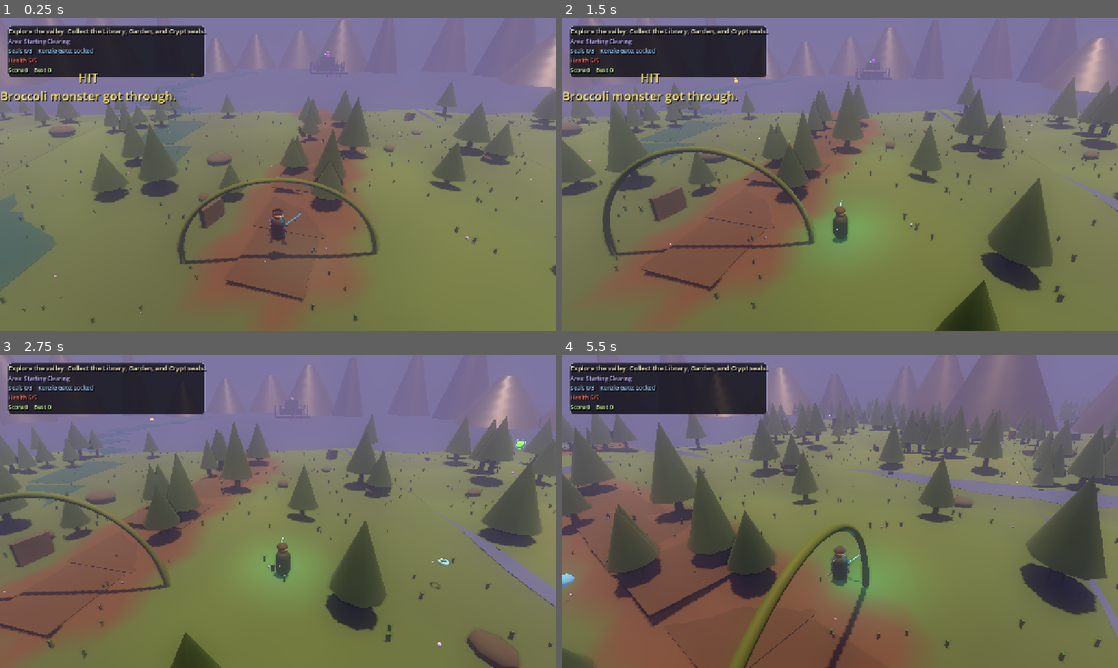
Above: before the commit, frames 1-4 (two rows, left to right).
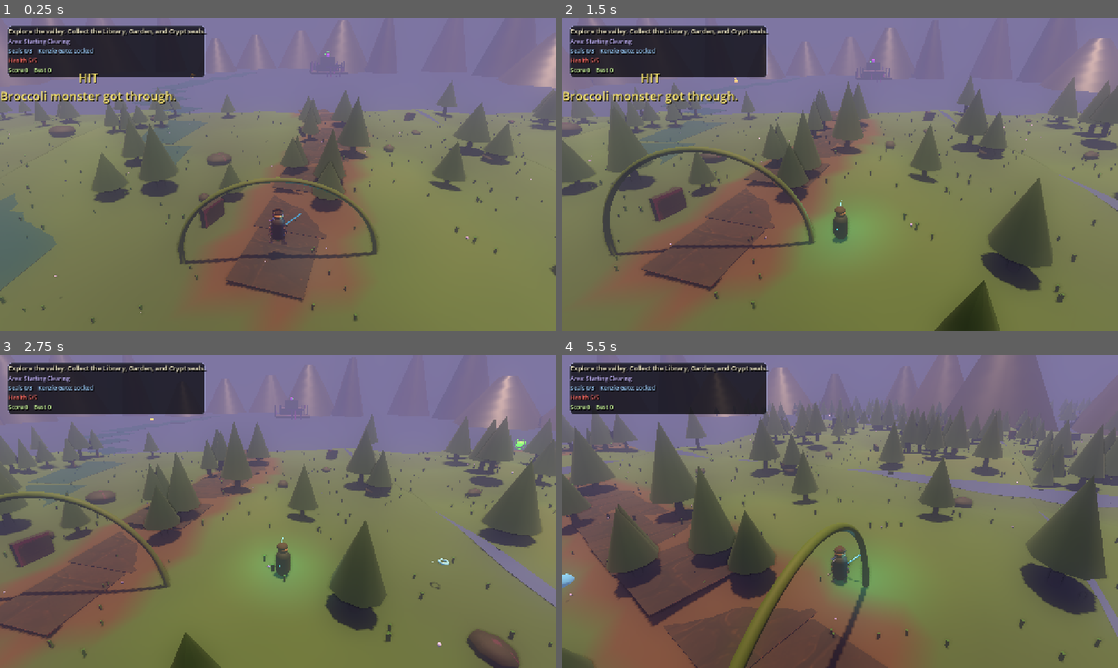
Above: after the commit, the same moments.

Repository: jfeldman9-rgb/RileyDungeonMaster
Game: Godot game, scene res://scenes/open_world_prototype.tscn
The game is run twice, just before and just after one commit, with the same random seed, the same clock (stepped at 60 frames per second) and the same inputs.
Inputs (mouse positions are in pixels of both pictures, inside the frame that each line leads up to):
- Up to frame 1 (0.25 s): no input
- Up to frame 2 (1.5 s): tap Enter (ui_accept) at 0.5, 0.77 s; move the mouse to (962, 158) at 0.52 s; hold D (move_right) 0.53-1.25 s; hold Shift (dash) 0.53-1.25 s; click (962, 158) at 0.67 s; drag from (728, 190) to (812, 237) at 1.27 s
- Up to frame 3 (2.75 s): move the mouse to (333, 442) at 2.02 s; hold D (move_right) from 2.03 s (still down); hold F (throw_star) from 2.03 s (still down)
- Up to frame 4 (5.5 s): release D (move_right) at 2.75 s; release F (throw_star) at 2.75 s; drag from (812, 574) to (673, 464) at 2.77 s; move the mouse to (1006, 558) at 3.52 s; hold A (move_left) 3.53-4.25 s; hold E 3.53-4.25 s; tap Enter (ui_accept) at 3.77 s; drag from (673, 464) to (756, 433) at 4.27 s; move the mouse to (867, 511) at 5.02 s; hold S (move_down) from 5.03 s (still down); tap B at 5.1 s; click (867, 511) at 5.17 s

The runs differ from the first frame. In frame 1, 0.6% of the frame differs, in the area x 36-58%, y 42-87%; in frame 2, 0.7%; in frame 3, 0.8%; in frame 4, 1.6%, in the area x 4-50%, y 46-100%.

Commit message:
Add textured characters and monsters

Diff:
--- a/scripts/enemy_manager.gd
+++ b/scripts/enemy_manager.gd
@@ -1,5 +1,10 @@
 extends Node
 class_name EnemyManager
+
+const BROCCOLI_BRUTE := preload("res://assets/generated/broccoli_brute_scary.png")
+const BROCCOLI_RUNNER := preload("res://assets/generated/broccoli_runner_scary.png")
+const BROCCOLI_CASTER := preload("res://assets/generated/broccoli_caster_scary.png")
+const BROCCOLI_KNIGHT := preload("res://assets/generated/broccoli_knight_scary.png")
 
 signal enemy_spawned(enemy: Node3D)
 signal enemy_removed(enemy: Node3D)
@@ -139,6 +144,7 @@
 	var enemy := Node3D.new()
 	enemy.name = "PooledEnemyPlaceholder"
 	var body := MeshInstance3D.new()
+	body.name = "MonsterCore"
 	var mesh := SphereMesh.new()
 	mesh.radius = 0.42
 	mesh.height = 0.84
@@ -151,27 +157,46 @@
 	body.material_override = material
 	body.position.y = 0.5
 	enemy.add_child(body)
+	var card := Sprite3D.new()
+	card.name = "MonsterCard"
+	card.texture = BROCCOLI_BRUTE
+	card.pixel_size = 0.0042
+	card.position.y = 1.15
+	card.modulate = Color(1, 1, 1, 0.96)
+	card.billboard = BaseMaterial3D.BILLBOARD_FIXED_Y
+	enemy.add_child(card)
+	var glow := OmniLight3D.new()
+	glow.name = "MonsterGlow"
+	glow.position.y = 0.9
+	glow.light_color = Color(0.25, 0.8, 0.24)
+	glow.light_energy = 0.4
+	glow.omni_range = 3.4
+	enemy.add_child(glow)
 	return enemy
 
 
 func _configure_enemy_for_zone(enemy: Node3D, zone_name: String) -> void:
 	var color := Color(0.18, 0.52, 0.16)
 	var emission := Color(0.08, 0.35, 0.08)
+	var texture := BROCCOLI_BRUTE
 	var scale := 1.0
 	var speed := enemy_move_speed
 	if "Garden" in zone_name:
 		color = Color(0.7, 0.18, 0.1)
 		emission = Color(0.45, 0.08, 0.02)
+		texture = BROCCOLI_RUNNER
 		scale = 0.82
 		speed = enemy_move_speed * 1.35
 	elif "Library" in zone_name:
 		color = Color(0.16, 0.28, 0.74)
 		emission = Color(0.06, 0.14, 0.55)
+		texture = BROCCOLI_CASTER
 		scale = 0.95
 		speed = enemy_move_speed * 0.88
 	elif "Crypt" in zone_name or "Tower" in zone_name:
 		color = Color(0.33, 0.24, 0.12)
 		emission = Color(0.35, 0.2, 0.04)
+		texture = BROCCOLI_KNIGHT
 		scale = 1.35
 		speed = enemy_move_speed * 0.7
 	enemy.scale = Vector3.ONE * scale
@@ -184,6 +209,14 @@
 			material.albedo_color = color
 			material.emission = emission
 			body.material_override = material
+	var card := enemy.find_child("MonsterCard", false, false) as Sprite3D
+	if card:
+		card.texture = texture
+		card.pixel_size = 0.0046 / scale
+	var glow := enemy.find_child("MonsterGlow", false, false) as OmniLight3D
+	if glow:
+		glow.light_color = emission.lightened(0.45)
+		glow.light_energy = 0.34 + scale * 0.18
 
 
 func random_point_near(center: Vector3, radius: float) -> Vector3:
--- a/scripts/world_chunk.gd
+++ b/scripts/world_chunk.gd
@@ -10,6 +10,12 @@
 
 var generated := false
 var noise := FastNoiseLite.new()
+
+const STONE_TILE_A := preload("res://assets/generated/stone_tile_a.png")
+const STONE_TILE_C := preload("res://assets/generated/stone_tile_c.png")
+const BANNER_A := preload("res://assets/generated/banner_a.png")
+const BANNER_B := preload("res://assets/generated/banner_b.png")
+const BANNER_C := preload("res://assets/generated/banner_c.png")
 
 const LANDMARKS := [
 	{"name": "Starting Clearing", "kind": "clearing", "position": Vector3(0.0, 0.0, 14.0), "color": Color(0.22, 0.32, 0.13)},
@@ -151,7 +157,7 @@
 	path.mesh = mesh
 	path.position = local_pos
 	path.rotation.y = atan2(dir.x, dir.z)
-	path.material_override = _make_material(Color(0.18, 0.13, 0.075), 0.96)
+	path.material_override = _make_path_material()
 	add_child(path)
 
 
@@ -220,7 +226,7 @@
 	mesh.rings = 4
 	rock.mesh = mesh
 	rock.scale = Vector3(rng.randf_range(0.8, 1.7), rng.randf_range(0.55, 1.1), rng.randf_range(0.8, 1.5))
-	rock.material_override = _make_material(Color(0.17, 0.16, 0.15), 0.88)
+	rock.material_override = _make_stone_material(Color(0.17, 0.16, 0.15))
 	body.add_child(rock)
 	var shape := CollisionShape3D.new()
 	var sphere := SphereShape3D.new()
@@ -238,7 +244,7 @@
 	var mesh := BoxMesh.new()
 	mesh.size = Vector3(rng.randf_range(0.8, 1.8), rng.randf_range(0.65, 1.7), rng.randf_range(0.22, 0.55)) * scale
 	shard.mesh = mesh
-	shard.material_override = _make_material(Color(0.20, 0.18, 0.16), 0.84)
+	shard.material_override = _make_stone_material(Color(0.20, 0.18, 0.16))
 	body.add_child(shard)
 	var shape := CollisionShape3D.new()
 	var box := BoxShape3D.new()
@@ -399,6 +405,8 @@
 		var angle := TAU * float(i) / 6.0
 		_add_column(center + Vector3(cos(angle) * 4.2, 2.0, sin(angle) * 4.2), 0.42, 4.0, color)
 		_add_torch(center + Vector3(cos(angle) * 5.1, 2.2, sin(angle) * 5.1), Color(0.95, 0.42, 1.0))
+	_add_banner(center + Vector3(-3.0, 2.7, -4.4), BANNER_C)
+	_add_banner(center + Vector3(3.0, 2.7, -4.4), BANNER_C)
 	var light := OmniLight3D.new()
 	light.position = center + Vector3(0.0, 4.8, 0.0)
 	light.light_color = color
@@ -418,6 +426,8 @@
 	_add_box(center + Vector3(0.0, 0.3, -5.6), Vector3(9.5, 0.6, 1.2), Color(0.25, 0.22, 0.19))
 	_add_box(center + Vector3(-4.7, 1.2, -5.6), Vector3(0.8, 2.3, 1.0), Color(0.22, 0.20, 0.18))
 	_add_box(center + Vector3(4.7, 1.2, -5.6), Vector3(0.8, 2.3, 1.0), Color(0.22, 0.20, 0.18))
+	_add_banner(center + Vector3(-3.2, 2.0, -5.05), BANNER_A)
+	_add_banner(center + Vector3(3.2, 2.0, -5.05), BANNER_A)
 
 
 func _build_bridge_landmark(center: Vector3, color: Color) -> void:
@@ -436,6 +446,7 @@
 		_add_torch(center + Vector3(x, 3.65, -2.3), Color(0.35, 0.55, 1.0))
 	_add_box(center + Vector3(0.0, 3.55, -2.3), Vector3(8.8, 0.45, 0.8), Color(0.16, 0.17, 0.28))
 	_build_clearing_landmark(center + Vector3(0.0, 0.08, 0.0), color)
+	_add_banner(center + Vector3(0.0, 2.1, -2.78), BANNER_B)
 
 
 func _build_garden_landmark(center: Vector3, color: Color) -> void:
@@ -464,6 +475,7 @@
 	for x in [-3.4, 3.4]:
 		_add_column(center + Vector3(x, 1.55, 2.2), 0.36, 3.1, color)
 		_add_torch(center + Vector3(x, 2.95, 2.2), Color(1.0, 0.72, 0.22))
+	_add_banner(center + Vector3(0.0, 2.2, 1.0), BANNER_C)
 
 
 func _add_box(center: Vector3, size: Vector3, color: Color) -> void:
@@ -474,7 +486,7 @@
 	var mesh := BoxMesh.new()
 	mesh.size = size
 	node.mesh = mesh
-	node.material_override = _make_material(color, 0.82)
+	node.material_override = _make_stone_material(color)
 	body.add_child(node)
 	var shape := CollisionShape3D.new()
 	var box := BoxShape3D.new()
@@ -494,7 +506,7 @@
 	mesh.height = height
 	mesh.radial_segments = 8
 	marker.mesh = mesh
-	marker.material_override = _make_material(color, 0.82)
+	marker.material_override = _make_stone_material(color)
 	body.add_child(marker)
 	var shape := CollisionShape3D.new()
 	var cylinder := CylinderShape3D.new()
@@ -564,6 +576,16 @@
 	add_child(light)
 
 
+func _add_banner(local_pos: Vector3, texture: Texture2D) -> void:
+	var banner := Sprite3D.new()
+	banner.texture = texture
+	banner.pixel_size = 0.012
+	banner.position = local_pos
+	banner.modulate = Color(1, 1, 1, 0.92)
+	banner.billboard = BaseMaterial3D.BILLBOARD_FIXED_Y
+	add_child(banner)
+
+
 func _make_terrain_material() -> StandardMaterial3D:
 	var material := StandardMaterial3D.new()
 	material.vertex_color_use_as_albedo = true
@@ -572,6 +594,23 @@
 	return material
 
 
+func _make_path_material() -> StandardMaterial3D:
+	var material := StandardMaterial3D.new()
+	material.albedo_color = Color(0.31, 0.22, 0.14)
+	material.albedo_texture = STONE_TILE_C
+	material.roughness = 0.9
+	return material
+
+
+func _make_stone_material(color: Color) -> StandardMaterial3D:
+	var material := StandardMaterial3D.new()
+	material.albedo_color = color.lightened(0.08)
+	material.albedo_texture = STONE_TILE_A
+	material.roughness = 0.78
+	material.metallic = 0.02
+	return material
+
+
 func _make_material(color: Color, roughness := 0.88) -> StandardMaterial3D:
 	var material := StandardMaterial3D.new()
 	material.albedo_color = color
